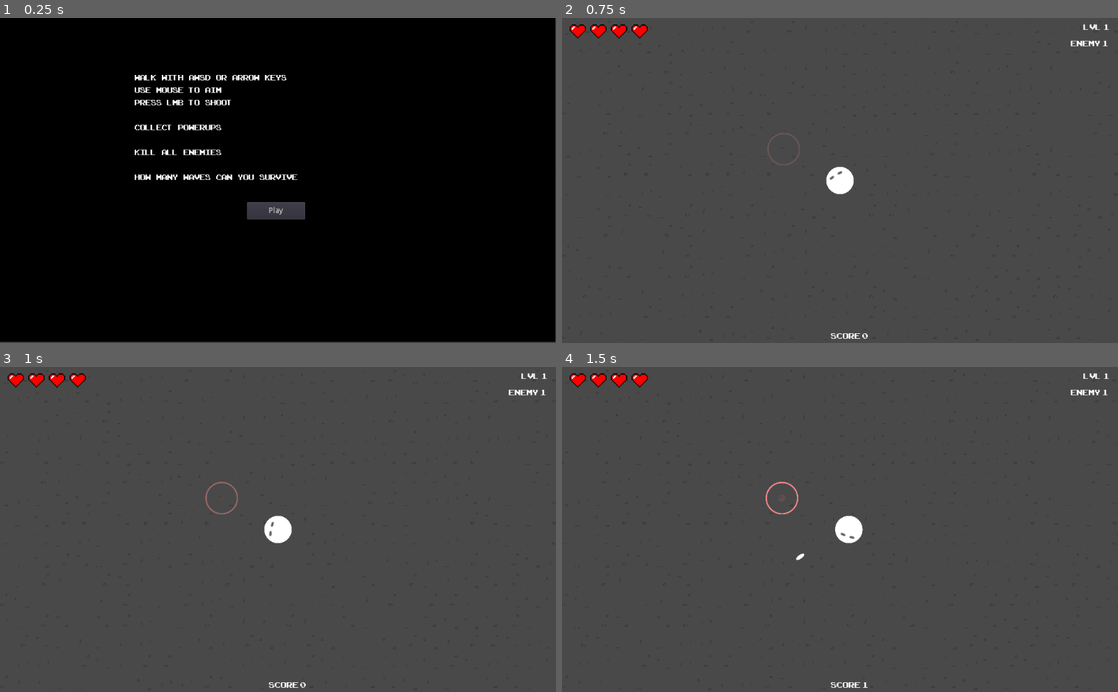
Above: before the commit, frames 1-4 (two rows, left to right).
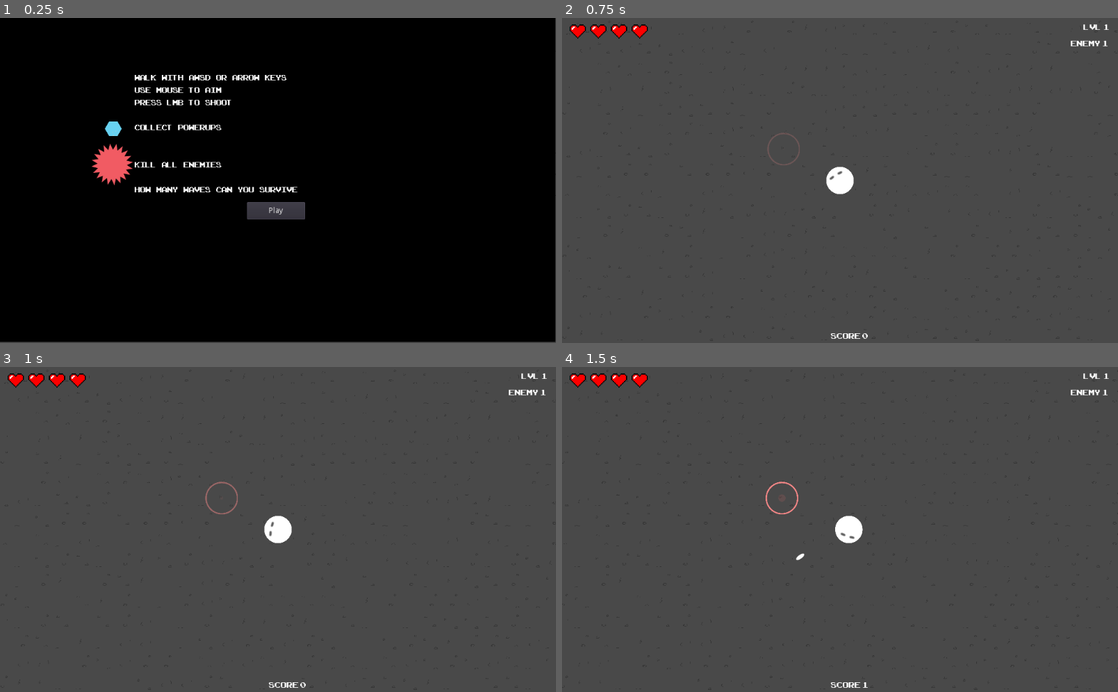
Above: after the commit, the same moments.

Repository: kmltml/gmtk2021
Game: Godot game, scene res://main.tscn
Two runs of this game, one before a commit and one after it. Both use one fixed random seed, a clock stepped at 60 frames per second and the inputs below. Sound files missing from this copy of the repository are replaced by a short silence.
Inputs (mouse positions are in pixels of both pictures, inside the frame that each line leads up to):
- Up to frame 1 (0.25 s): no input
- Up to frame 2 (0.75 s): click "Play" at 0.5 s
- Up to frame 3 (1 s): no input
- Up to frame 4 (1.5 s): move the mouse to (962, 513) at 1.27 s; press the mouse at (962, 513) at 1.28 s; hold D (move_right) from 1.28 s (still down)

The runs differ from the first frame. In frame 1, 1.7% of the frame differs, in the area x 16-54%, y 31-54%; in frame 2, nothing differs; in frame 3, nothing differs; in frame 4, nothing differs.

Commit message:
animation in hello screen

Diff:
--- a/hud/Hud.tscn
+++ b/hud/Hud.tscn
@@ -1,10 +1,13 @@
-[gd_scene load_steps=7 format=2]
+[gd_scene load_steps=10 format=2]
 
 [ext_resource path="res://hud/hud.gd" type="Script" id=1]
 [ext_resource path="res://hud/heart.png" type="Texture" id=2]
 [ext_resource path="res://fonts/dynamicfont.tres" type="DynamicFont" id=3]
 [ext_resource path="res://fonts/small_dynamicfont.tres" type="DynamicFont" id=4]
 [ext_resource path="res://fonts/ARCADECLASSIC.TTF" type="DynamicFontData" id=5]
+[ext_resource path="res://powerups/shield/shield.png" type="Texture" id=6]
+[ext_resource path="res://enemies/rusher/monster.png" type="Texture" id=7]
+[ext_resource path="res://powerups/sparkle.tscn" type="PackedScene" id=8]
 
 [sub_resource type="DynamicFont" id=1]
 size = 19
@@ -138,10 +141,20 @@
 }
 
 [node name="Hello" type="ColorRect" parent="Control"]
-visible = false
 margin_right = 1023.0
 margin_bottom = 598.0
 color = Color( 0, 0, 0, 1 )
+__meta__ = {
+"_edit_use_anchors_": false
+}
+
+[node name="Sprite" type="Sprite" parent="Control/Hello"]
+position = Vector2( 208.655, 204.476 )
+scale = Vector2( 0.21, 0.21 )
+texture = ExtResource( 6 )
+
+[node name="Sparkle" parent="Control/Hello/Sprite" instance=ExtResource( 8 )]
+scale = Vector2( 1.42857, 1.42857 )
 
 [node name="Label" type="Label" parent="Control/Hello"]
 margin_left = 248.0
@@ -154,6 +167,7 @@
 PRESS     LMB     TO     SHOOT
 
 COLLECT     POWERUPS
+
 
 KILL     ALL     ENEMIES
 
@@ -172,5 +186,10 @@
 "_edit_use_anchors_": false
 }
 
+[node name="Sprite2" type="Sprite" parent="Control/Hello"]
+position = Vector2( 206.595, 270.163 )
+scale = Vector2( 0.6, 0.6 )
+texture = ExtResource( 7 )
+
 [connection signal="pressed" from="Control/End/Button" to="Control" method="_on_Button_pressed"]
 [connection signal="pressed" from="Control/Hello/Button2" to="Control" method="_on_Button2_pressed"]
